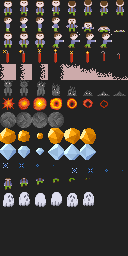
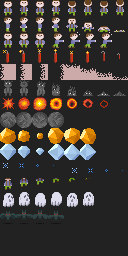
Revision of a layered 128x256 image; what changed, layer by layer:
renamed "Layer 0" to "Layer 4", painted on it over [0, 210, 64, 224]
